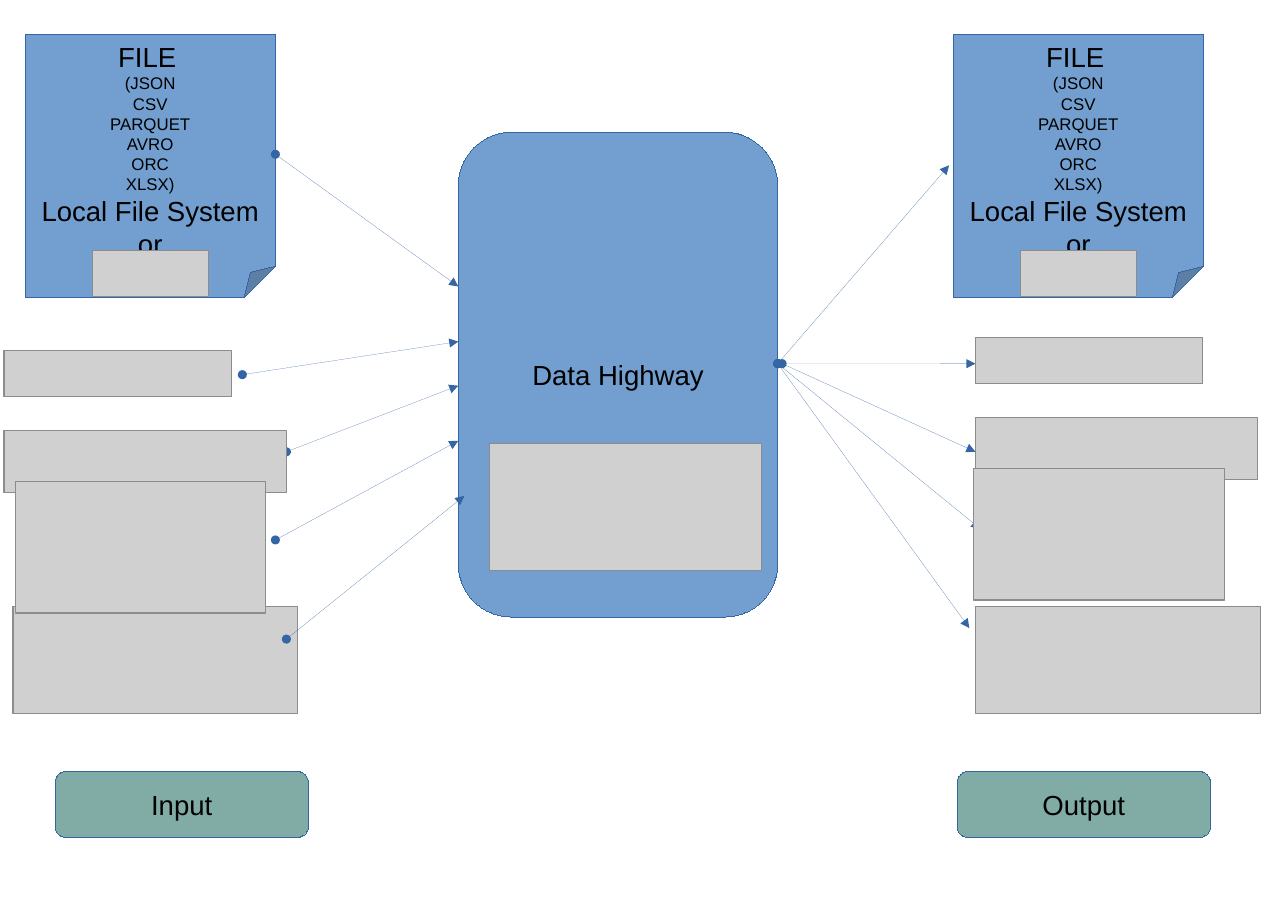
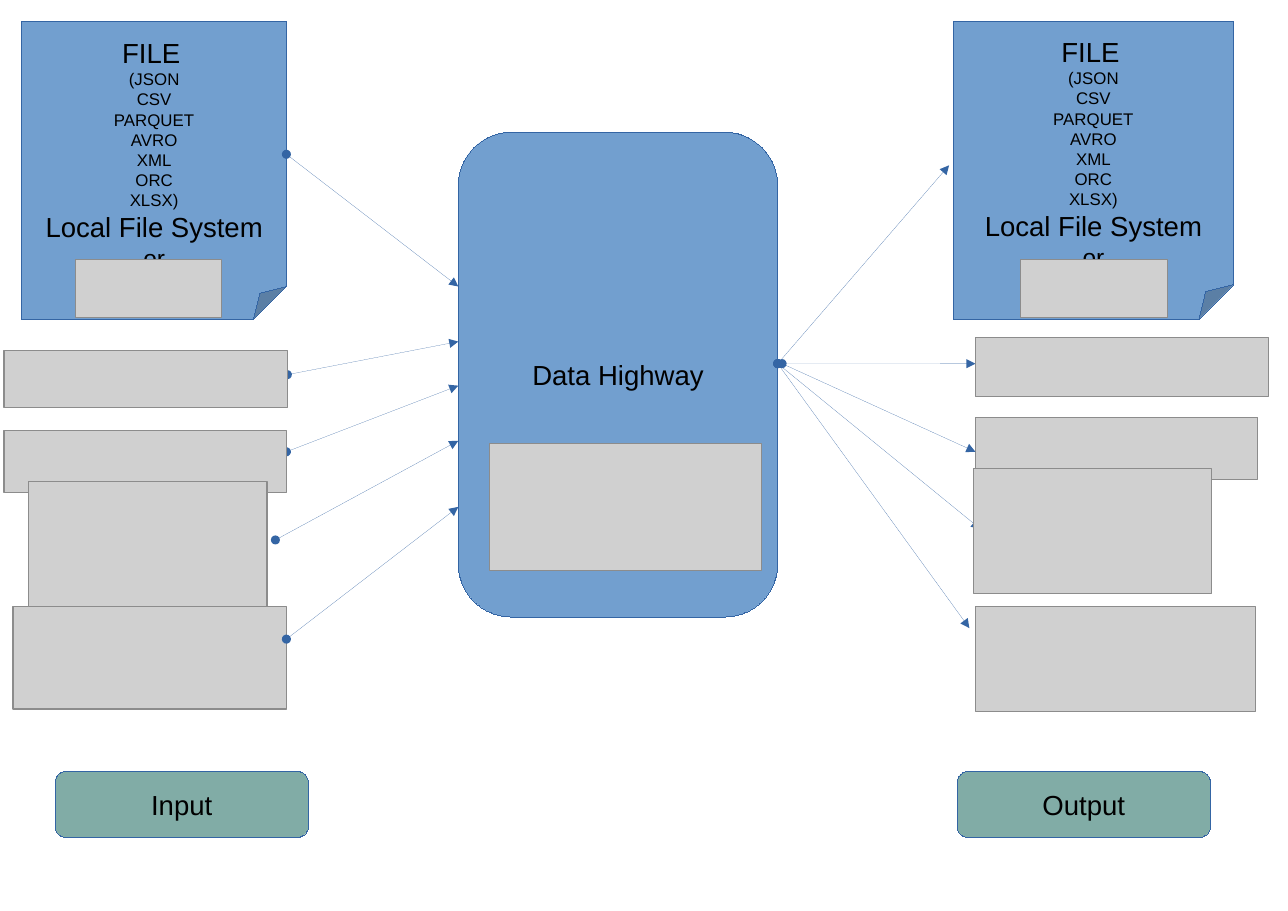
Before and after one commit to ghazi-naceur/data-highway, a slide deck: slide 1 of diagrams/schema.odp. Drawn at 1288x911 pixels with LibreOffice and Linux fonts; fonts in the diff are those of the drawing; grey boxes stand for pictures. Boxes give left, top, right and bottom in pixels: in the first picture for what was removed or moved away, otherwise in the second. Text is boxed around its words. In the diff, an @@ line names an element or a change of style, - is before the commit and + after.

```diff
--- a/diagrams/schema.odp
+++ b/diagrams/schema.odp
@@ folded corner "FILE": place and size @@
-folded corner "FILE" at box(25, 34, 275, 297)
+folded corner "FILE" at box(22, 22, 286, 320)
@@ folded corner "FILE": place and size @@
-folded corner "FILE" at box(953, 34, 1203, 297)
+folded corner "FILE" at box(953, 22, 1234, 320)
@@ text in folded corner at box(137, 154, 172, 166): paragraph added @@
+XML
@@ double arrow moved from (275, 154) - (458, 286) to (286, 154) - (458, 286) @@
@@ text in folded corner at box(1076, 153, 1111, 165): paragraph added @@
+XML
@@ picture: place and size @@
-picture at box(93, 250, 208, 296)
+picture at box(75, 259, 221, 317)
@@ text in folded corner at box(143, 248, 165, 260): size 18 to 16 pt in "or" @@
@@ picture: place and size @@
-picture at box(1020, 250, 1136, 296)
+picture at box(1020, 259, 1167, 317)
@@ text in folded corner at box(1083, 252, 1105, 272): size 18 to 16 pt in "or" @@
@@ picture: place and size @@
-picture at box(4, 350, 231, 397)
+picture at box(4, 350, 288, 408)
@@ double arrow moved from (242, 375) - (458, 342) to (288, 375) - (458, 342) @@
@@ picture: place and size @@
-picture at box(976, 337, 1203, 383)
+picture at box(976, 337, 1269, 397)
@@ picture: place and size @@
-picture at box(974, 468, 1224, 600)
+picture at box(974, 468, 1212, 594)
@@ picture: place and size @@
-picture at box(15, 481, 266, 614)
+picture at box(29, 481, 268, 607)
@@ double arrow moved from (286, 639) - (465, 496) to (286, 639) - (458, 507) @@
@@ picture: place and size @@
-picture at box(13, 607, 297, 713)
+picture at box(13, 607, 286, 710)
@@ picture: place and size @@
-picture at box(976, 607, 1260, 713)
+picture at box(976, 607, 1256, 712)
```
Also in this commit, not shown: 3 other files.
